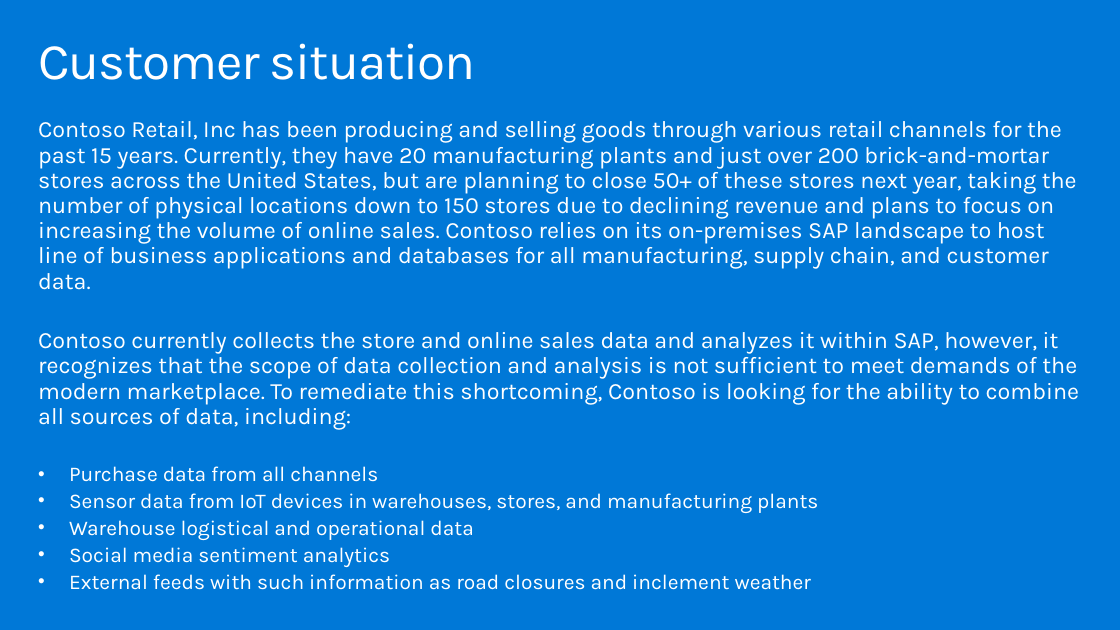
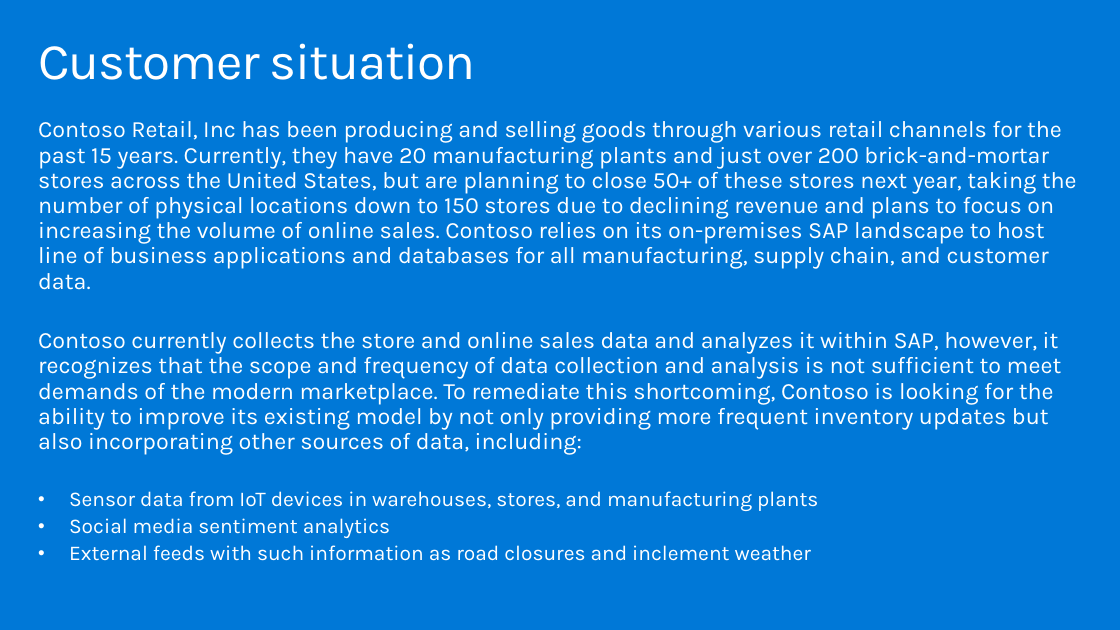
Before and after one commit to DawnmarieDesJardins/MCW-SAP-plus-extend-and-innovate, a slide deck: slide 7 of Whiteboard design session/WDS trainer presentation - SAP_plus_extend_and_innovate.pptx. Drawn at 1120x630 pixels with LibreOffice and Linux fonts; fonts in the diff are those of the drawing. Boxes give left, top, right and bottom in pixels: in the first picture for what was removed or moved away, otherwise in the second. Text is boxed around its words. In the diff, an @@ line names an element or a change of style, - is before the commit and + after.

```diff
--- a/Whiteboard design session/WDS trainer presentation - SAP_plus_extend_and_innovate.pptx
+++ b/Whiteboard design session/WDS trainer presentation - SAP_plus_extend_and_innovate.pptx
@@ text at box(38, 332, 1062, 454): text changed @@
-Contoso currently collects the store and online sales data and analyzes it within SAP, however, it recognizes that the scope of data collection and analysis is not sufficient to meet demands of the modern marketplace. To remediate this shortcoming, Contoso is looking for the ability to combine all sources of data, including:
-• Purchase data from all channels
+Contoso currently collects the store and online sales data and analyzes it within SAP, however, it recognizes that the scope and frequency of data collection and analysis is not sufficient to meet demands of the modern marketplace. To remediate this shortcoming, Contoso is looking for the ability to improve its existing model by not only providing more frequent inventory updates but also incorporating other sources of data, including:
@@ text at box(69, 520, 473, 540): paragraph removed @@
-• Warehouse logistical and operational data
```
Also in this commit, not shown: 27 other slides changed, 3 slides added, 3 other files.
